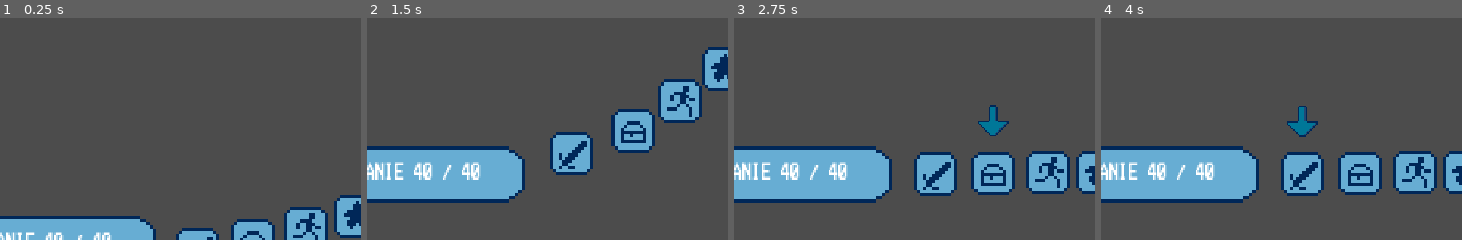
Above: before the commit, frames 1-4 (left to right).
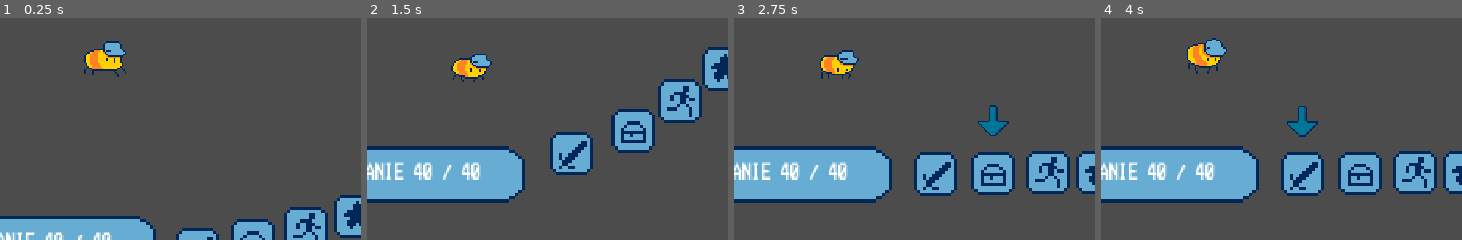
Above: after the commit, the same moments.

Repository: etherware-novice/slime-godot-game
Game: Godot game, scene res://Main.tscn
Two runs of this game, one before a commit and one after it. Both use one fixed random seed, a clock stepped at 60 frames per second and the inputs below.
Inputs:
- Up to frame 1 (0.25 s): no input
- Up to frame 2 (1.5 s): tap Enter (ui_accept) at 0.5, 1.35 s; hold Right (ui_right) 0.53-1.28 s; hold Enter (ui_accept) 0.53-1.28 s; hold Left (ui_left) from 1.28 s (still down)
- Up to frame 3 (2.75 s): tap Enter (ui_accept) at 1.52, 1.82 s; release Left (ui_left) at 2.03 s; hold Right (ui_right) from 2.03 s (still down); hold Enter (ui_accept) from 2.03 s (still down)
- Up to frame 4 (4 s): release Enter (ui_accept) at 2.78 s; tap Enter (ui_accept) at 2.85, 3.02, 3.32 s; release Right (ui_right) at 3.53 s; hold Left (ui_left) from 3.53 s (still down); hold Enter (ui_accept) from 3.53 s (still down)
The pictures show only the part of the screen within x 6-56%, y 50-100%; the shares and areas given below are measured in that part.

The runs differ from the first frame. In frame 1, 1.2% of the frame differs, in the area x 23-35%, y 10-27%; in frame 2, 0.9%; in frame 3, 0.9%; in frame 4, 1.1%.

Commit message:
adds release button action command

Diff:
--- a/Main.gd
+++ b/Main.gd
@@ -13,7 +13,7 @@
 # Called when the node enters the scene tree for the first time.
 func _ready():
 	$BattleCam.make_current()
-	set_up_senario([0], [1], 3)
+	set_up_senario([0, 1], [1], 3)
 
 
 func set_up_senario(party, atks, enemy_id):
--- a/character.gd
+++ b/character.gd
@@ -74,10 +74,12 @@
 func health_display_format():
 	return ui_name + " " + str(hp) + " / " + str(maxhp)
 
-func button_action_command():
-	var button_pressed = Input.is_action_pressed("ui_accept")
+# false for pressing at right time
+# true for releasing button at right time
+func button_action_command(reverse = false):
+	var button_before = Input.is_action_pressed("ui_accept") == reverse
 	yield()  # if the accept button is pressed in this timespan :D
-	if Input.is_action_pressed("ui_accept") && not button_pressed:
+	if button_before and (Input.is_action_pressed("ui_accept") != reverse):
 		print("action command success")
 		return 1
 
